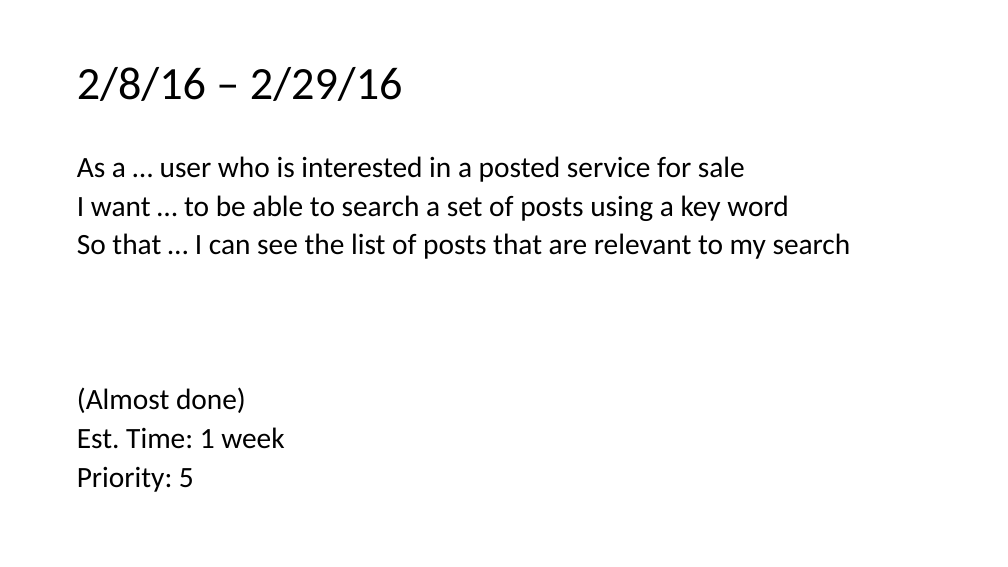
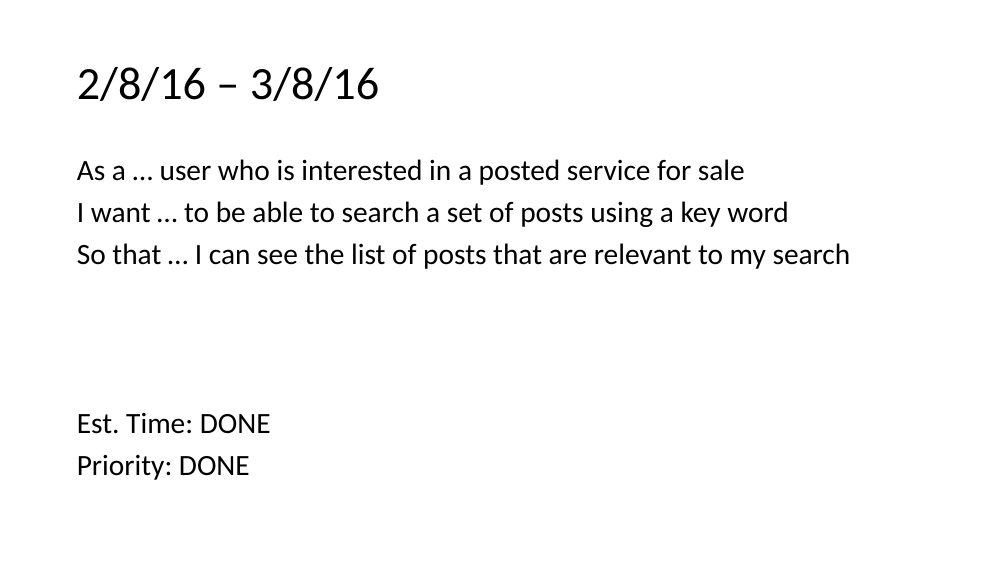
Before and after one commit to ucsdCSE110wi16/CSE110M240T11, a slide deck: slide 9 of UserStoriesV2.pptx. Drawn at 1008x567 pixels with LibreOffice and Linux fonts; fonts in the diff are those of the drawing. Boxes give left, top, right and bottom in pixels: in the first picture for what was removed or moved away, otherwise in the second. Text is boxed around its words. In the diff, an @@ line names an element or a change of style, - is before the commit and + after.

Commit message:
Updated scedule and user stories

```diff
--- a/UserStoriesV2.pptx
+++ b/UserStoriesV2.pptx
@@ title at [77,67,379,101]: text changed @@
-2/8/16 – 2/29/16
+2/8/16 – 3/8/16
@@ text at [77,159,851,269]: line spacing 0.8 to 0.9 @@
@@ text at [77,413,271,480]: text changed @@
-(Almost done)
-Est. Time: 1 week
-Priority: 5
+Est. Time: DONE
+Priority: DONE
```
Also in this commit, not shown: 10 other slides changed, 1 other file.
